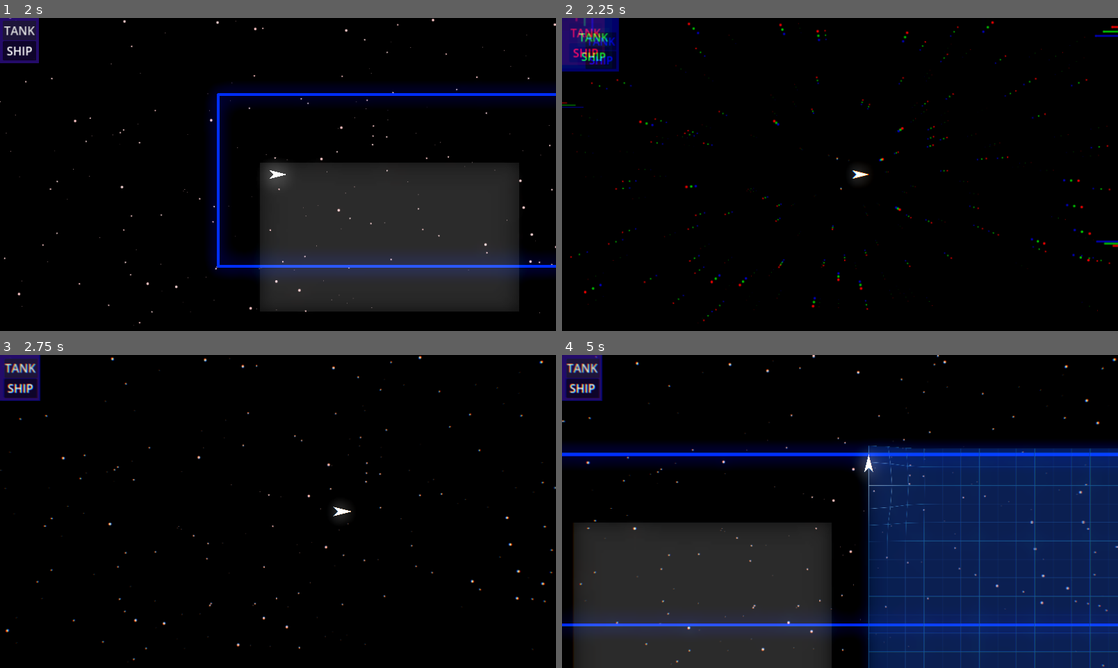
Above: before the commit, frames 1-4 (two rows, left to right).
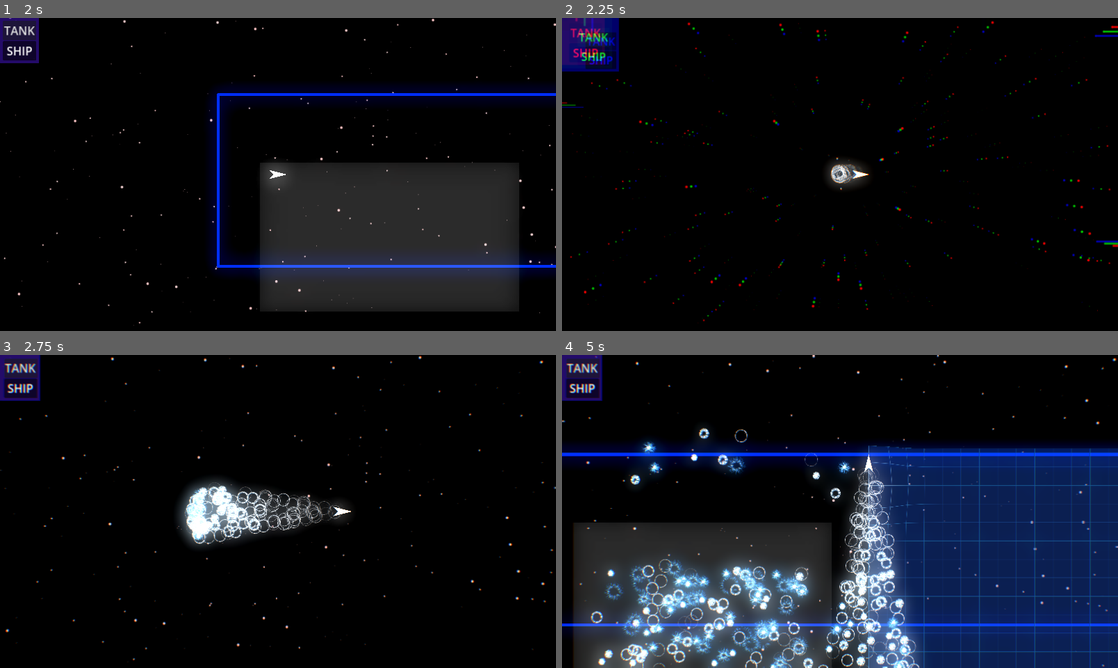
Above: after the commit, the same moments.

Repository: tripodsan/secrets-of-the-maze
Game: Godot game, scene res://scenes/main.tscn
Two runs of this game, one before a commit and one after it. Both use one fixed random seed, a clock stepped at 60 frames per second and the inputs below.
Inputs:
- Up to frame 1 (2 s): click "TANK" at 0.5 s; click "SHIP" at 1.25 s
- Up to frame 2 (2.25 s): tap Enter at 2 s; hold Right (right) from 2.03 s (still down); tap Tab (switch) at 2.1 s
- Up to frame 3 (2.75 s): keep holding Right (right)
- Up to frame 4 (5 s): release Right (right) at 2.78 s; hold S (backwd) 2.78-3.53 s; tap Tab (switch) at 2.85, 3.6, 4.35 s; hold Right (right) 3.53-4.28 s; hold Up (fwd) from 4.28 s (still down)

Frame 1 is identical in both runs. In frame 2, 0.4% of the frame differs, in the area x 47-54%, y 45-55%; in frame 3, 3.8%; in frame 4, 19%, in the area x 5-65%, y 23-100%.

Commit message:
experiment: particle effect for engine

Diff:
--- a/scenes/main.tscn
+++ b/scenes/main.tscn
@@ -11,8 +11,9 @@
 [ext_resource type="Script" path="res://scenes/chromatic_distortion.gd" id="6_h7jlh"]
 [ext_resource type="Script" path="res://scenes/grid.gd" id="7_q6pwc"]
 [ext_resource type="Shader" path="res://shaders/grid.gdshader" id="7_u1pgc"]
+[ext_resource type="Shader" path="res://shaders/grid-tile.gdshader" id="8_ikmy8"]
 [ext_resource type="Shader" path="res://shaders/chromatic_distortion.gdshader" id="10_rael0"]
-[ext_resource type="Shader" path="res://shaders/grid-tile.gdshader" id="8_ikmy8"]
+[ext_resource type="Texture2D" uid="uid://blumhn50n31yd" path="res://assets/particles_flipbook_example.webp" id="12_1kqtu"]
 
 [sub_resource type="Environment" id="Environment_75w5p"]
 background_mode = 3
@@ -74,6 +75,24 @@
 shader_parameter/color_0 = Color(1, 0.647059, 0.607843, 0.643137)
 shader_parameter/color_1 = Color(0.733333, 0.411765, 0.419608, 0.627451)
 
+[sub_resource type="CanvasItemMaterial" id="CanvasItemMaterial_d1d8o"]
+particles_animation = true
+particles_anim_h_frames = 5
+particles_anim_v_frames = 7
+particles_anim_loop = false
+
+[sub_resource type="ParticleProcessMaterial" id="ParticleProcessMaterial_liwcl"]
+particle_flag_disable_z = true
+direction = Vector3(0, 1, 0)
+spread = 40.0
+gravity = Vector3(0, 98, 0)
+radial_accel_min = -2.23517e-06
+radial_accel_max = 13.44
+scale_min = 0.5
+scale_max = 0.5
+scale_over_velocity_max = 0.5
+anim_speed_max = 2.45
+
 [node name="main" type="Node2D"]
 script = ExtResource("1_v5gem")
 
@@ -275,6 +294,13 @@
 rotation = 1.5708
 polygon = PackedVector2Array(0, -32, -16, 32, 0, 16, 16, 32)
 
+[node name="EngineParticles" type="GPUParticles2D" parent="world/player/ship"]
+material = SubResource("CanvasItemMaterial_d1d8o")
+amount = 500
+process_material = SubResource("ParticleProcessMaterial_liwcl")
+texture = ExtResource("12_1kqtu")
+lifetime = 2.0
+
 [node name="CollisionPolygon2D" type="CollisionPolygon2D" parent="world/player"]
 rotation = 1.5708
 polygon = PackedVector2Array(0, -32, -16, 32, 0, 16, 16, 32)
--- a/scenes/player.gd
+++ b/scenes/player.gd
@@ -2,6 +2,7 @@
 extends CharacterBody2D
 
 var _engine_type := Global.EngineType.Tank
+var _particles
 
 @export var thrust := 80.0
 @export var v_damp := 0.1
@@ -16,9 +17,11 @@
 var trail:PackedVector2Array = PackedVector2Array()
 var trail_pos:int = 0
 
+
 func _ready() -> void:
   Global.engine_type_selected.connect(set_engine)
   trail.resize(8)
+  _particles = $ship/EngineParticles
 
 func _physics_process(delta: float) -> void:
   var input:Vector2 = Input.get_vector("left", "right", "fwd", "backwd")
@@ -48,7 +51,8 @@
   RenderingServer.global_shader_parameter_set("player_pos", trail[trail_pos])
   trail[trail_pos] = global_position
   trail_pos = (trail_pos + 1) % len(trail)
-
+  _particles.emitting = abs(v_velo) > 100.0
+  _particles.process_material.initial_velocity_min = v_velo * 0.5
 
 func set_engine(type:Global.EngineType):
   _engine_type = type
Binary file added: assets/particles_flipbook_example.webp
Not shown, added: assets/particles_flipbook_example.webp.import
Not shown: 3 places in scenes/main.tscn that only renumber resources
